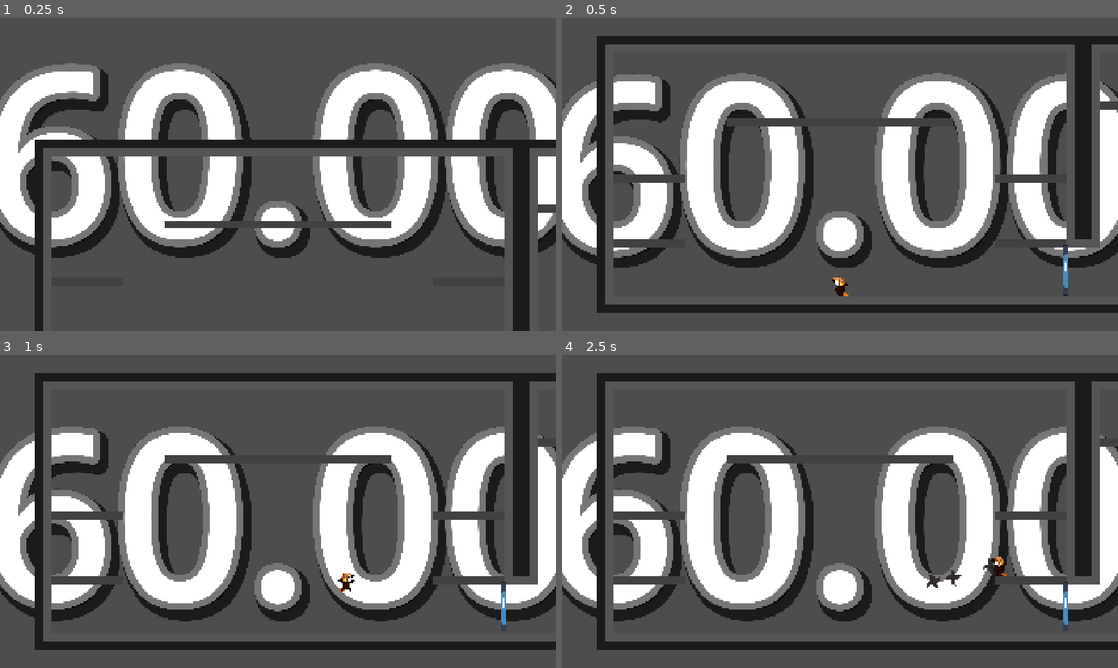
Above: before the commit, frames 1-4 (two rows, left to right).
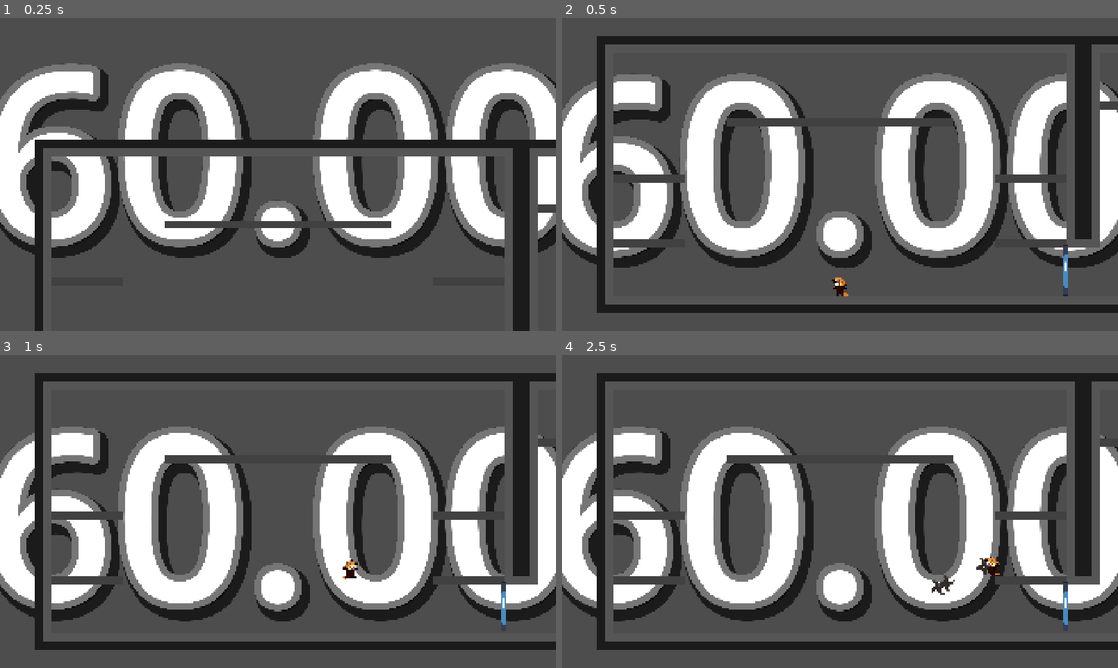
Above: after the commit, the same moments.

Repository: Tyrannicodin/GMTK-jam-2026
Game: Godot game, scene res://game/game.tscn
The game is run twice, just before and just after one commit, with the same random seed, the same clock (stepped at 60 frames per second) and the same inputs. This scene is started directly instead of the project's main scene. The engine's default icon, where the game draws it, is replaced by a stand-in: a white triangle on a blue panel in a dark square.
Inputs (mouse positions are in pixels of both pictures, inside the frame that each line leads up to):
- Up to frame 1 (0.25 s): no input
- Up to frame 2 (0.5 s): no input
- Up to frame 3 (1 s): move the mouse to (400, 495) at 0.52 s; hold D (right) from 0.53 s (still down); tap C (dash) at 0.6 s; click (400, 495) at 0.67 s; tap Space (jump) at 0.77 s
- Up to frame 4 (2.5 s): move the mouse to (728, 527) at 1.27 s; tap E (interact) at 1.35 s; tap Space (jump) at 1.52 s; move the mouse to (895, 442) at 2.02 s; release D (right) at 2.03 s; hold A (left) from 2.03 s (still down); tap Shift (special) at 2.1 s

Frame 1 is identical in both runs. In frame 2, less than 0.1% of the frame differs, in the area x 48-52%, y 82-89%; in frame 3, 0.2%; in frame 4, 0.4%, in the area x 65-80%, y 64-77%.

Commit message:
physics changes

Diff:
--- a/game/player/player.gd
+++ b/game/player/player.gd
@@ -21,18 +21,18 @@
 var jutsu_timer = 0
 
 
-const WALK_FORCE = 8000
-const WALK_MAX_SPEED = 700
-const STOP_FORCE = 8000
-const AIR_STOP_FORCE = 4000
-const JUMP_SPEED = 1200
-const COYOTE_TIME = 0.15
-const TERMINAL_VELOCITY = 5000
+@export var WALK_FORCE = 16000
+@export var WALK_MAX_SPEED = 700
+@export var STOP_FORCE = 16000
+@export var AIR_STOP_FORCE = 4000
+@export var JUMP_SPEED = 1600
+@export var COYOTE_TIME = 0.15
+@export var TERMINAL_VELOCITY = 5000
 
-const DASH_LENGTH = .15
-const DASH_SPEED = 800
-const DASH_COOLDOWN = .25
-const JUTSU_COOLDOWN = .05
+@export var DASH_LENGTH = .15
+@export var DASH_SPEED = 800
+@export var DASH_COOLDOWN = .25
+@export var JUTSU_COOLDOWN = .05
 
 func _ready():
 	await get_tree().physics_frame
--- a/game/room_objects/room.tres
+++ b/game/room_objects/room.tres
@@ -14,8 +14,163 @@
 2:0/0/physics_layer_0/polygon_0/one_way = true
 3:0/0 = 0
 
+[sub_resource type="TileSetAtlasSource" id="TileSetAtlasSource_qqbol"]
+texture_region_size = Vector2i(32, 32)
+0:0/0 = 0
+0:0/0/terrain_set = 0
+0:0/0/physics_layer_0/polygon_0/points = PackedVector2Array(-16, -16, 16, -16, 16, 16, -16, 16)
+0:0/0/terrains_peering_bit/bottom_right_corner = 0
+1:0/0 = 0
+1:0/0/terrain_set = 0
+1:0/0/physics_layer_0/polygon_0/points = PackedVector2Array(-16, -16, 16, -16, 16, 16, -16, 16)
+1:0/0/terrains_peering_bit/bottom_right_corner = 0
+1:0/0/terrains_peering_bit/bottom_side = 0
+1:0/0/terrains_peering_bit/bottom_left_corner = 0
+2:0/0 = 0
+2:0/0/terrain_set = 0
+2:0/0/physics_layer_0/polygon_0/points = PackedVector2Array(-16, -16, 16, -16, 16, 16, -16, 16)
+2:0/0/terrains_peering_bit/bottom_left_corner = 0
+3:0/0 = 0
+3:0/0/terrain_set = 0
+3:0/0/physics_layer_0/polygon_0/points = PackedVector2Array(-16, -16, 16, -16, 16, 16, -16, 16)
+4:0/0 = 0
+4:0/0/terrain_set = 0
+4:0/0/physics_layer_0/polygon_0/points = PackedVector2Array(-16, -16, 16, -16, 16, 16, -16, 16)
+5:0/0 = 0
+5:0/0/terrain_set = 0
+5:0/0/physics_layer_0/polygon_0/points = PackedVector2Array(-16, -16, 16, -16, 16, 16, -16, 16)
+0:1/0 = 0
+0:1/0/terrain_set = 0
+0:1/0/physics_layer_0/polygon_0/points = PackedVector2Array(-16, -16, 16, -16, 16, 16, -16, 16)
+0:1/0/terrains_peering_bit/right_side = 0
+0:1/0/terrains_peering_bit/bottom_right_corner = 0
+0:1/0/terrains_peering_bit/top_right_corner = 0
+1:1/0 = 0
+1:1/0/terrain_set = 0
+1:1/0/terrain = 0
+1:1/0/physics_layer_0/polygon_0/points = PackedVector2Array(-16, -16, 16, -16, 16, 16, -16, 16)
+1:1/0/terrains_peering_bit/right_side = 0
+1:1/0/terrains_peering_bit/bottom_right_corner = 0
+1:1/0/terrains_peering_bit/bottom_side = 0
+1:1/0/terrains_peering_bit/bottom_left_corner = 0
+1:1/0/terrains_peering_bit/left_side = 0
+1:1/0/terrains_peering_bit/top_left_corner = 0
+1:1/0/terrains_peering_bit/top_side = 0
+1:1/0/terrains_peering_bit/top_right_corner = 0
+2:1/0 = 0
+2:1/0/terrain_set = 0
+2:1/0/physics_layer_0/polygon_0/points = PackedVector2Array(-16, -16, 16, -16, 16, 16, -16, 16)
+2:1/0/terrains_peering_bit/bottom_left_corner = 0
+2:1/0/terrains_peering_bit/left_side = 0
+2:1/0/terrains_peering_bit/top_left_corner = 0
+3:1/0 = 0
+3:1/0/terrain_set = 0
+3:1/0/physics_layer_0/polygon_0/points = PackedVector2Array(-16, -16, 16, -16, 16, 16, -16, 16)
+4:1/0 = 0
+4:1/0/terrain_set = 0
+4:1/0/physics_layer_0/polygon_0/points = PackedVector2Array(-16, -16, 16, -16, 16, 16, -16, 16)
+5:1/0 = 0
+5:1/0/terrain_set = 0
+5:1/0/physics_layer_0/polygon_0/points = PackedVector2Array(-16, -16, 16, -16, 16, 16, -16, 16)
+0:2/0 = 0
+0:2/0/terrain_set = 0
+0:2/0/physics_layer_0/polygon_0/points = PackedVector2Array(-16, -16, 16, -16, 16, 16, -16, 16)
+0:2/0/terrains_peering_bit/top_right_corner = 0
+1:2/0 = 0
+1:2/0/terrain_set = 0
+1:2/0/physics_layer_0/polygon_0/points = PackedVector2Array(-16, -16, 16, -16, 16, 16, -16, 16)
+1:2/0/terrains_peering_bit/top_left_corner = 0
+1:2/0/terrains_peering_bit/top_side = 0
+1:2/0/terrains_peering_bit/top_right_corner = 0
+2:2/0 = 0
+2:2/0/terrain_set = 0
+2:2/0/physics_layer_0/polygon_0/points = PackedVector2Array(-16, -16, 16, -16, 16, 16, -16, 16)
+2:2/0/terrains_peering_bit/top_left_corner = 0
+3:2/0 = 0
+3:2/0/terrain_set = 0
+3:2/0/physics_layer_0/polygon_0/points = PackedVector2Array(-16, -16, 16, -16, 16, 16, -16, 16)
+4:2/0 = 0
+4:2/0/terrain_set = 0
+4:2/0/terrain = 0
+4:2/0/physics_layer_0/polygon_0/points = PackedVector2Array(-16, -16, 16, -16, 16, 16, -16, 16)
+5:2/0 = 0
+5:2/0/terrain_set = 0
+5:2/0/physics_layer_0/polygon_0/points = PackedVector2Array(-16, -16, 16, -16, 16, 16, -16, 16)
+3:3/0 = 0
+3:3/0/terrain_set = 0
+3:4/0 = 0
+3:4/0/terrain_set = 0
+2:4/0 = 0
+2:4/0/terrain_set = 0
+2:4/0/physics_layer_0/polygon_0/points = PackedVector2Array(-16, -16, 16, -16, 16, 16, -16, 16)
+2:3/0 = 0
+2:3/0/terrain_set = 0
+2:3/0/physics_layer_0/polygon_0/points = PackedVector2Array(-16, -16, 16, -16, 16, 16, -16, 16)
+2:3/0/terrains_peering_bit/right_side = 0
+2:3/0/terrains_peering_bit/bottom_right_corner = 0
+2:3/0/terrains_peering_bit/top_left_corner = 0
+2:3/0/terrains_peering_bit/top_side = 0
+2:3/0/terrains_peering_bit/top_right_corner = 0
+1:3/0 = 0
+1:3/0/terrain_set = 0
+1:3/0/physics_layer_0/polygon_0/points = PackedVector2Array(-16, -16, 16, -16, 16, 16, -16, 16)
+0:3/0 = 0
+0:3/0/terrain_set = 0
+0:3/0/physics_layer_0/polygon_0/points = PackedVector2Array(-16, -16, 16, -16, 16, 16, -16, 16)
+0:3/0/terrains_peering_bit/bottom_left_corner = 0
+0:3/0/terrains_peering_bit/left_side = 0
+0:3/0/terrains_peering_bit/top_left_corner = 0
+0:3/0/terrains_peering_bit/top_side = 0
+0:3/0/terrains_peering_bit/top_right_corner = 0
+0:4/0 = 0
+0:4/0/terrain_set = 0
+0:4/0/physics_layer_0/polygon_0/points = PackedVector2Array(-16, -16, 16, -16, 16, 16, -16, 16)
+0:5/0 = 0
+0:5/0/terrain_set = 0
+0:5/0/physics_layer_0/polygon_0/points = PackedVector2Array(-16, -16, 16, -16, 16, 16, -16, 16)
+0:5/0/terrains_peering_bit/bottom_right_corner = 0
+0:5/0/terrains_peering_bit/bottom_side = 0
+0:5/0/terrains_peering_bit/bottom_left_corner = 0
+0:5/0/terrains_peering_bit/left_side = 0
+0:5/0/terrains_peering_bit/top_left_corner = 0
+1:5/0 = 0
+1:5/0/terrain_set = 0
+1:5/0/physics_layer_0/polygon_0/points = PackedVector2Array(-16, -16, 16, -16, 16, 16, -16, 16)
+2:5/0 = 0
+2:5/0/terrain_set = 0
+2:5/0/physics_layer_0/polygon_0/points = PackedVector2Array(-16, -16, 16, -16, 16, 16, -16, 16)
+2:5/0/terrains_peering_bit/right_side = 0
+2:5/0/terrains_peering_bit/bottom_right_corner = 0
+2:5/0/terrains_peering_bit/bottom_side = 0
+2:5/0/terrains_peering_bit/bottom_left_corner = 0
+2:5/0/terrains_peering_bit/top_right_corner = 0
+1:4/0 = 0
+1:4/0/terrain_set = 0
+1:4/0/physics_layer_0/polygon_0/points = PackedVector2Array(-16, -16, 16, -16, 16, 16, -16, 16)
+4:3/0 = 0
+4:3/0/terrain_set = 0
+4:4/0 = 0
+4:4/0/terrain_set = 0
+3:5/0 = 0
+3:5/0/terrain_set = 0
+3:5/0/terrain = 0
+4:5/0 = 0
+4:5/0/terrain_set = 0
+5:5/0 = 0
+5:5/0/terrain_set = 0
+5:4/0 = 0
+5:4/0/terrain_set = 0
+5:3/0 = 0
+5:3/0/terrain_set = 0
+
 [resource]
 tile_size = Vector2i(32, 32)
 physics_layer_0/collision_layer = 1
 physics_layer_0/collision_mask = 4294967295
+terrain_set_0/mode = 0
+terrain_set_0/terrain_0/name = "Grass"
+terrain_set_0/terrain_0/color = Color(0.21960784, 1, 0.2509804, 1)
+terrain_set_0/terrain_1/name = "Dirt"
+terrain_set_0/terrain_1/color = Color(0.998357, 0.69750535, 1.540184e-06, 1)
 sources/0 = SubResource("TileSetAtlasSource_fg2lr")
+sources/3 = SubResource("TileSetAtlasSource_qqbol")
--- a/project.godot
+++ b/project.godot
@@ -100,7 +100,7 @@
 
 [physics]
 
-2d/default_gravity=3654.447
+2d/default_gravity=5481.671
 common/physics_interpolation=true
 
 [rendering]
